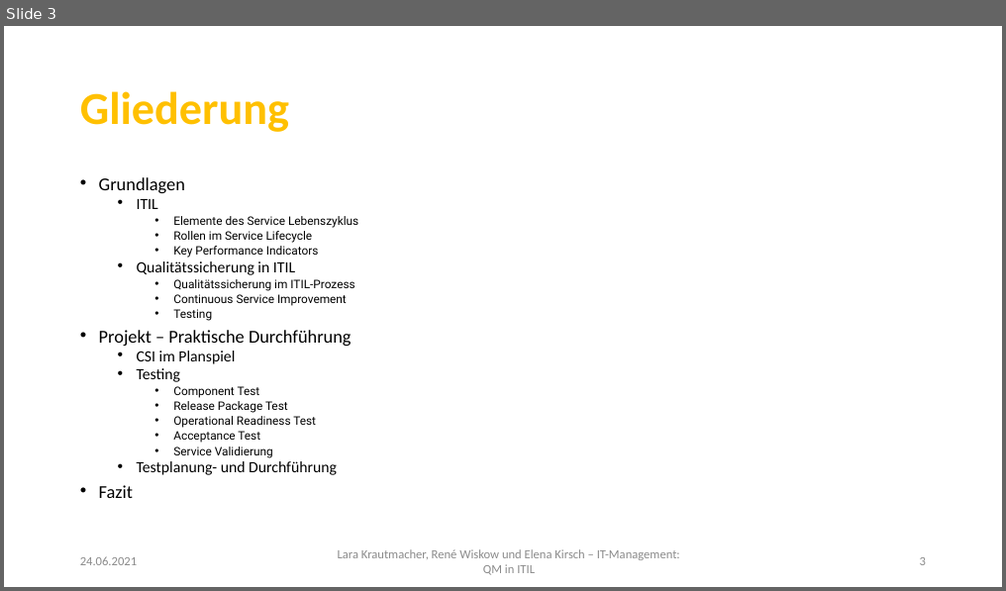
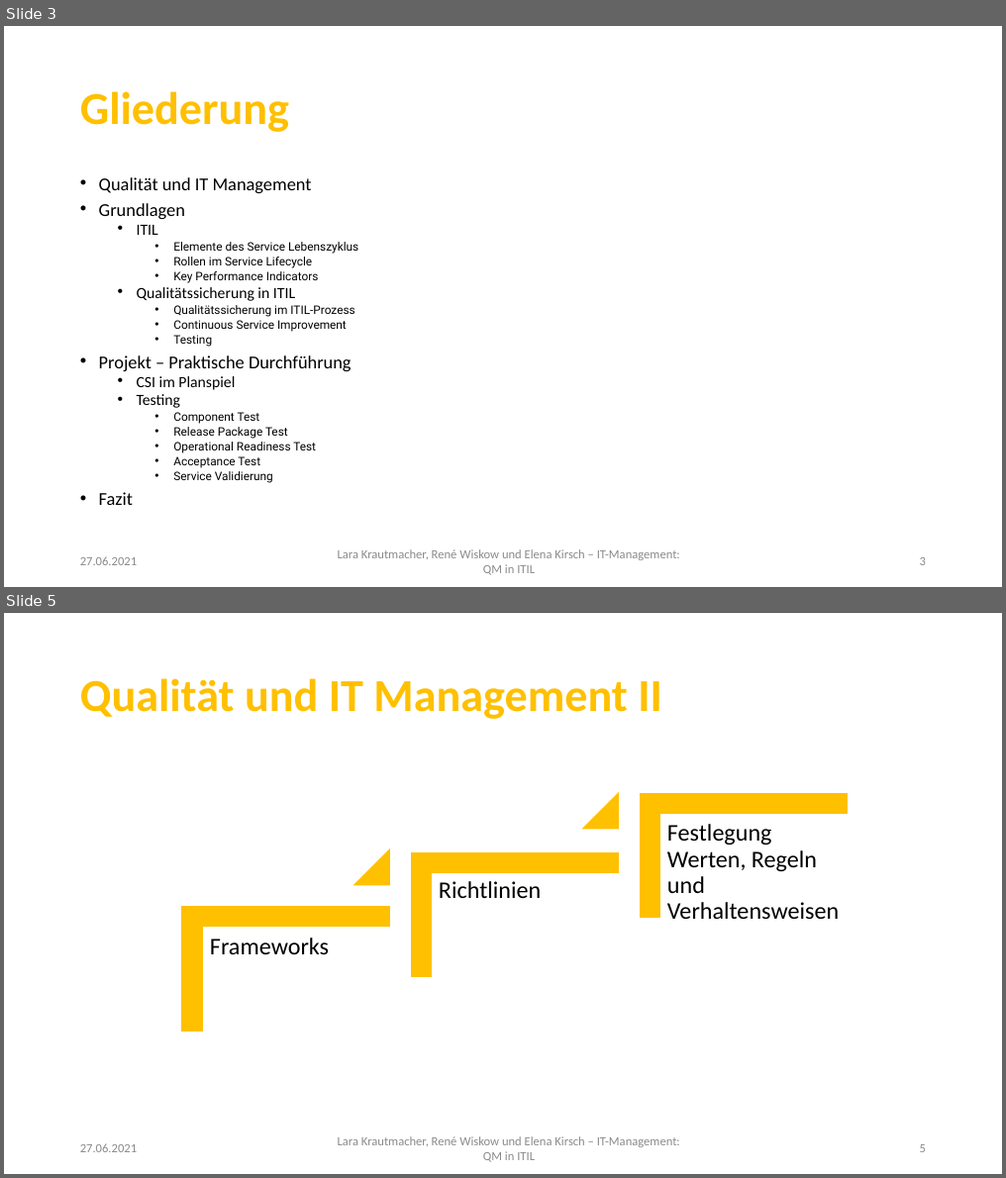
Before and after one commit to LaraKrauti/Qualitaetssicherung, a slide deck: LaraKrautmacher_RenéWiskow_ElenaKirsch_ITManagement.pptx. Shown one above the other, each under a label of ours: slide 3 before the commit, slides 3 and 5 after it; the slides between them are not shown. The pictures are 1006x591 and 1006x1178 pixels, drawn with LibreOffice and Linux fonts; fonts in the diff are those of the drawing; background and template pictures are left out. Boxes give left, top, right and bottom in pixels: in the first picture for what was removed or moved away, otherwise in the second. Text is boxed around its words. In the diff, an @@ line names an element or a change of style, - is before the commit and + after.

```diff
--- a/LaraKrautmacher_RenéWiskow_ElenaKirsch_ITManagement.pptx
+++ b/LaraKrautmacher_RenéWiskow_ElenaKirsch_ITManagement.pptx
@@ slide 5 added at box(4, 613, 1002, 1174), background #FFFFFF; not listed: 1 template element that a slide beside it also shows @@
@@ title added at box(80, 678, 662, 719), 44 pt, text #FFC000, bold @@
+Qualität und IT Management II
@@ group added at box(182, 793, 846, 1031): 3 corners, 3 texts, 2 triangles @@
+Frameworks
+Richtlinien
+Festlegung Werten, Regeln und Verhaltensweisen
@@ text added at box(80, 1144, 137, 1153), 12 pt, text #8C8C8C @@
+27.06.2021
@@ page number added at box(920, 1145, 926, 1153), 12 pt, text #8C8C8C @@
+5
@@ slide 3 changed as well @@
@@ text at box(99, 177, 312, 193): paragraph added @@
+• Qualität und IT Management
@@ text at box(137, 462, 337, 475): paragraph removed @@
-  • Testplanung- und Durchführung
@@ text at box(80, 557, 137, 566): text changed @@
-24.06.2021
+27.06.2021
```
Also in this commit, not shown: 2 other slides changed, 5 other slides added.
